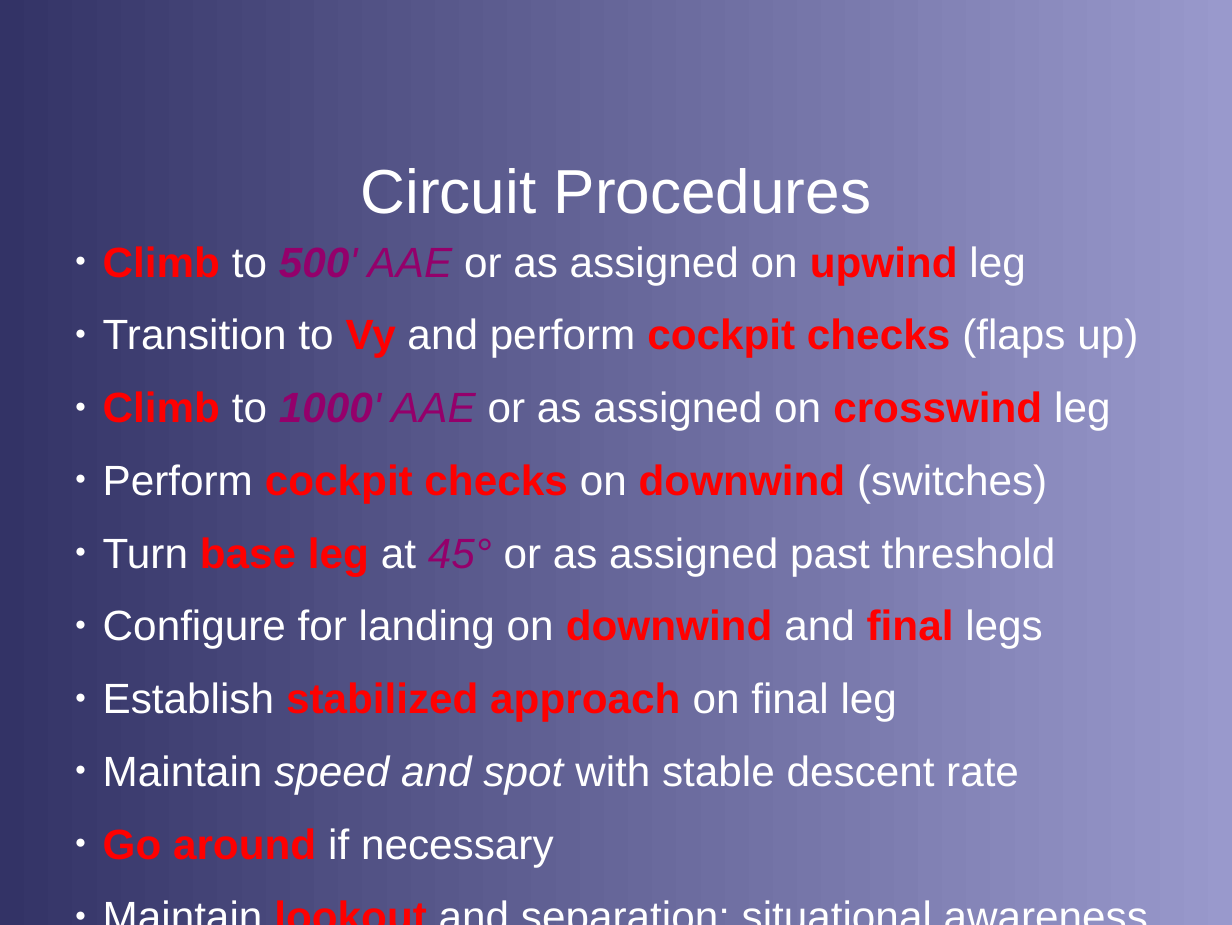
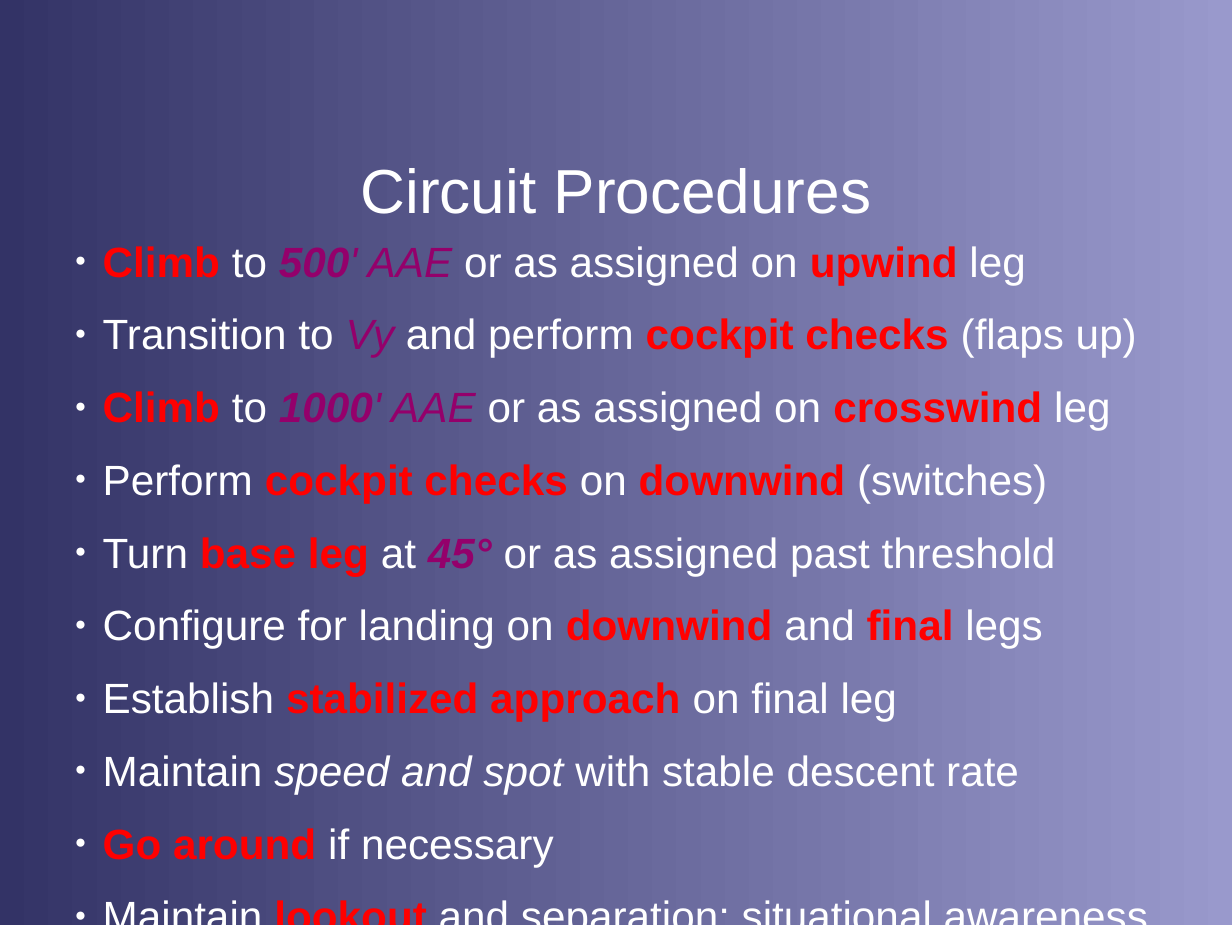
Before and after one commit to stephanheinemann/flight, a slide deck: slide 6 of FI/Circuits/Circuits.odp. Drawn at 1232x925 pixels with LibreOffice and Linux fonts; fonts in the diff are those of the drawing; background and template pictures are left out. Boxes give left, top, right and bottom in pixels: in the first picture for what was removed or moved away, otherwise in the second. Text is boxed around its words. In the diff, an @@ line names an element or a change of style, - is before the commit and + after.

Commit message:
reviewed presentations

```diff
--- a/FI/Circuits/Circuits.odp
+++ b/FI/Circuits/Circuits.odp
@@ text at [103, 318, 1137, 576]: text colour #FF0000 to #94006B, bold off, italic on in "Vy"; bold on in "45°" @@
```
Also in this commit, not shown: 7 other files.
